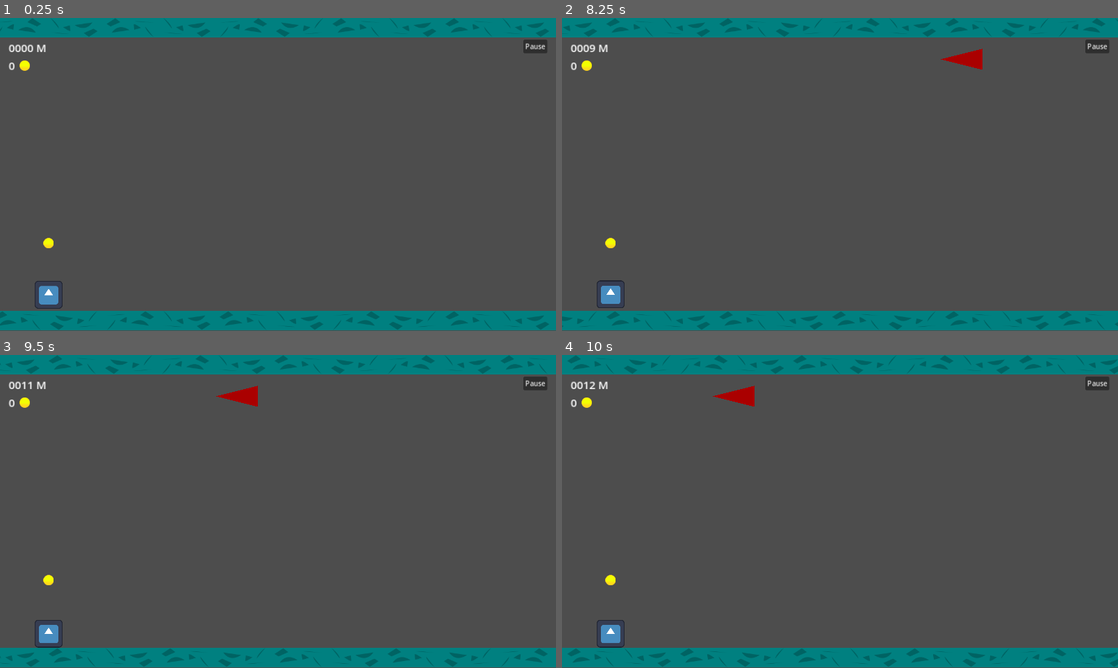
Above: before the commit, frames 1-4 (two rows, left to right).
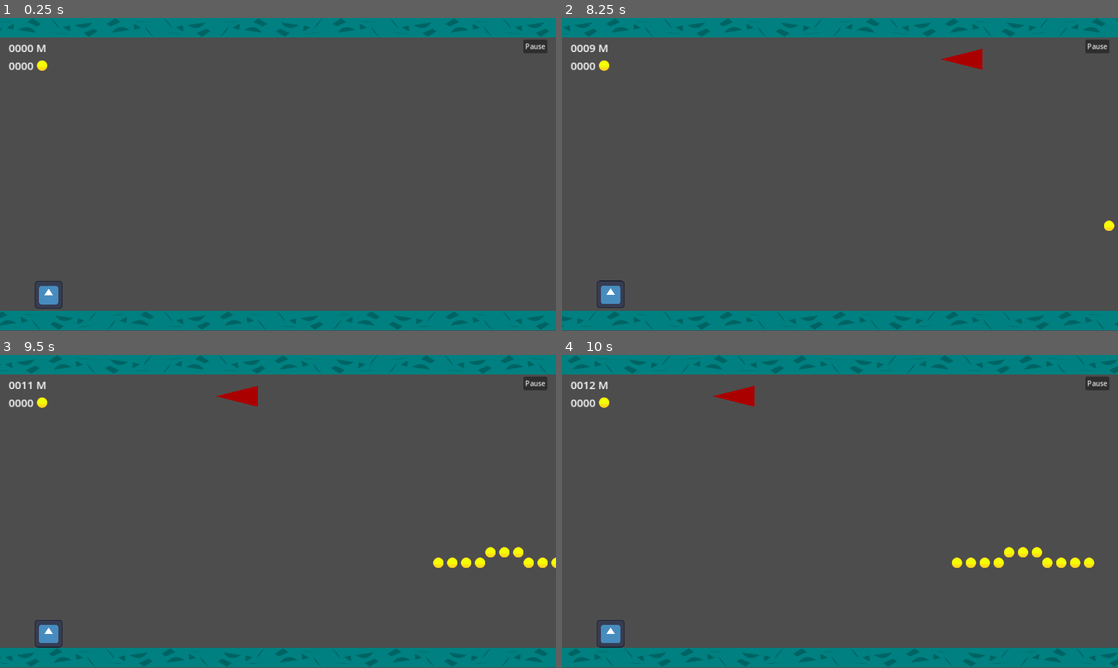
Above: after the commit, the same moments.

Repository: spireneko/Jetpack-Joyride
Game: Godot game, scene res://src/scenes/world.tscn
The game is run twice, just before and just after one commit, with the same random seed, the same clock (stepped at 60 frames per second) and the same inputs. The engine's default icon, where the game draws it, is replaced by a stand-in: a white triangle on a blue panel in a dark square.
Inputs:
- Up to frame 1 (0.25 s): no input
- Up to frame 2 (8.25 s): tap Enter at 0.5 s; tap W (turn_on_jetpack) every 0.75 s from 0.6 to 8.1 s
- Up to frame 3 (9.5 s): tap W (turn_on_jetpack) at 8.85 s
- Up to frame 4 (10 s): tap W (turn_on_jetpack) at 9.6 s

The runs differ from the first frame. In frame 1, 0.2% of the frame differs, in the area x 2-10%, y 13-74%; in frame 2, 0.2%; in frame 3, 0.7%; in frame 4, 0.8%, in the area x 2-96%, y 13-74%.

Commit message:
Add coins structures

Diff:
--- a/src/scenes/coin.gd
+++ b/src/scenes/coin.gd
@@ -8,5 +8,6 @@
 func _on_body_entered(body: Node2D) -> void:
 	if body is Player:
 		player_entered.emit()
-		hide()
-		collision_shape.set_deferred("disabled", true)
+		# hide()
+		# collision_shape.set_deferred("disabled", true)
+		queue_free()
--- /dev/null
+++ b/src/scenes/coins_structures/CoinsStructureBase.gd
@@ -0,0 +1,18 @@
+class_name CoinsStructure
+extends Node2D
+
+@onready var _visibility_notifier := $VisibleOnScreenNotifier2D as VisibleOnScreenNotifier2D
+
+
+func _on_visible_on_screen_notifier_2d_screen_exited() -> void:
+	queue_free()
+
+
+func connect_all_coins(function) -> void:
+	for coin in get_children():
+		if coin is Coin:
+			coin.player_entered.connect(function)
+
+
+func get_height() -> float:
+	return _visibility_notifier.rect.size.y
--- /dev/null
+++ b/src/scenes/coins_structures/CoinsStructureBase.tscn
@@ -0,0 +1,11 @@
+[gd_scene load_steps=2 format=3 uid="uid://bp4nx3mncxmpl"]
+
+[ext_resource type="Script" path="res://src/scenes/coins_structures/CoinsStructureBase.gd" id="1_wldwj"]
+
+[node name="CoinsStructureBase" type="Node2D"]
+script = ExtResource("1_wldwj")
+
+[node name="VisibleOnScreenNotifier2D" type="VisibleOnScreenNotifier2D" parent="."]
+position = Vector2(10, 10)
+
+[connection signal="screen_exited" from="VisibleOnScreenNotifier2D" to="." method="_on_visible_on_screen_notifier_2d_screen_exited"]
--- /dev/null
+++ b/src/scenes/coins_structures/heart_coins_structure.tscn
@@ -0,0 +1,94 @@
+[gd_scene load_steps=3 format=3 uid="uid://jw7qpoyr0giu"]
+
+[ext_resource type="PackedScene" uid="uid://bp4nx3mncxmpl" path="res://src/scenes/coins_structures/CoinsStructureBase.tscn" id="1_t0kmc"]
+[ext_resource type="PackedScene" uid="uid://djmsto7ailv8d" path="res://src/scenes/coin.tscn" id="2_275lv"]
+
+[node name="HeartCoinsStructure" instance=ExtResource("1_t0kmc")]
+
+[node name="VisibleOnScreenNotifier2D" parent="." index="0"]
+position = Vector2(112, 93)
+rect = Rect2(-112, -93, 224, 193)
+
+[node name="Coin" parent="." index="1" instance=ExtResource("2_275lv")]
+position = Vector2(112, 145)
+
+[node name="Coin8" parent="." index="2" instance=ExtResource("2_275lv")]
+position = Vector2(80, 145)
+
+[node name="Coin9" parent="." index="3" instance=ExtResource("2_275lv")]
+position = Vector2(80, 113)
+
+[node name="Coin10" parent="." index="4" instance=ExtResource("2_275lv")]
+position = Vector2(48, 113)
+
+[node name="Coin11" parent="." index="5" instance=ExtResource("2_275lv")]
+position = Vector2(16, 81)
+
+[node name="Coin12" parent="." index="6" instance=ExtResource("2_275lv")]
+position = Vector2(48, 81)
+
+[node name="Coin20" parent="." index="7" instance=ExtResource("2_275lv")]
+position = Vector2(48, 49)
+
+[node name="Coin28" parent="." index="8" instance=ExtResource("2_275lv")]
+position = Vector2(48, 17)
+
+[node name="Coin21" parent="." index="9" instance=ExtResource("2_275lv")]
+position = Vector2(16, 49)
+
+[node name="Coin22" parent="." index="10" instance=ExtResource("2_275lv")]
+position = Vector2(16, 49)
+
+[node name="Coin13" parent="." index="11" instance=ExtResource("2_275lv")]
+position = Vector2(80, 81)
+
+[node name="Coin14" parent="." index="12" instance=ExtResource("2_275lv")]
+position = Vector2(112, 81)
+
+[node name="Coin26" parent="." index="13" instance=ExtResource("2_275lv")]
+position = Vector2(112, 49)
+
+[node name="Coin15" parent="." index="14" instance=ExtResource("2_275lv")]
+position = Vector2(144, 49)
+
+[node name="Coin25" parent="." index="15" instance=ExtResource("2_275lv")]
+position = Vector2(144, 17)
+
+[node name="Coin16" parent="." index="16" instance=ExtResource("2_275lv")]
+position = Vector2(208, 49)
+
+[node name="Coin23" parent="." index="17" instance=ExtResource("2_275lv")]
+position = Vector2(176, 49)
+
+[node name="Coin24" parent="." index="18" instance=ExtResource("2_275lv")]
+position = Vector2(176, 17)
+
+[node name="Coin18" parent="." index="19" instance=ExtResource("2_275lv")]
+position = Vector2(176, 81)
+
+[node name="Coin17" parent="." index="20" instance=ExtResource("2_275lv")]
+position = Vector2(144, 81)
+
+[node name="Coin2" parent="." index="21" instance=ExtResource("2_275lv")]
+position = Vector2(112, 113)
+
+[node name="Coin3" parent="." index="22" instance=ExtResource("2_275lv")]
+position = Vector2(112, 177)
+
+[node name="Coin4" parent="." index="23" instance=ExtResource("2_275lv")]
+position = Vector2(144, 145)
+
+[node name="Coin5" parent="." index="24" instance=ExtResource("2_275lv")]
+position = Vector2(176, 113)
+
+[node name="Coin7" parent="." index="25" instance=ExtResource("2_275lv")]
+position = Vector2(208, 81)
+
+[node name="Coin19" parent="." index="26" instance=ExtResource("2_275lv")]
+position = Vector2(80, 49)
+
+[node name="Coin27" parent="." index="27" instance=ExtResource("2_275lv")]
+position = Vector2(80, 17)
+
+[node name="Coin6" parent="." index="28" instance=ExtResource("2_275lv")]
+position = Vector2(144, 113)
--- /dev/null
+++ b/src/scenes/coins_structures/line_coins_structure.tscn
@@ -0,0 +1,42 @@
+[gd_scene load_steps=3 format=3 uid="uid://bvj4m2nn46ian"]
+
+[ext_resource type="PackedScene" uid="uid://bp4nx3mncxmpl" path="res://src/scenes/coins_structures/CoinsStructureBase.tscn" id="1_jkugt"]
+[ext_resource type="PackedScene" uid="uid://djmsto7ailv8d" path="res://src/scenes/coin.tscn" id="2_jp8hc"]
+
+[node name="LineCoinsStructure" instance=ExtResource("1_jkugt")]
+
+[node name="VisibleOnScreenNotifier2D" parent="." index="0"]
+rect = Rect2(-10, -10, 336, 56)
+
+[node name="Coin" parent="." index="1" instance=ExtResource("2_jp8hc")]
+position = Vector2(16, 40)
+
+[node name="Coin2" parent="." index="2" instance=ExtResource("2_jp8hc")]
+position = Vector2(48, 40)
+
+[node name="Coin3" parent="." index="3" instance=ExtResource("2_jp8hc")]
+position = Vector2(80, 40)
+
+[node name="Coin4" parent="." index="4" instance=ExtResource("2_jp8hc")]
+position = Vector2(112, 40)
+
+[node name="Coin8" parent="." index="5" instance=ExtResource("2_jp8hc")]
+position = Vector2(224, 40)
+
+[node name="Coin9" parent="." index="6" instance=ExtResource("2_jp8hc")]
+position = Vector2(256, 40)
+
+[node name="Coin10" parent="." index="7" instance=ExtResource("2_jp8hc")]
+position = Vector2(288, 40)
+
+[node name="Coin11" parent="." index="8" instance=ExtResource("2_jp8hc")]
+position = Vector2(320, 40)
+
+[node name="Coin5" parent="." index="9" instance=ExtResource("2_jp8hc")]
+position = Vector2(136, 16)
+
+[node name="Coin6" parent="." index="10" instance=ExtResource("2_jp8hc")]
+position = Vector2(168, 16)
+
+[node name="Coin7" parent="." index="11" instance=ExtResource("2_jp8hc")]
+position = Vector2(200, 16)
--- /dev/null
+++ b/src/scenes/coins_structures/rhombus_coins_structure.tscn
@@ -0,0 +1,60 @@
+[gd_scene load_steps=3 format=3 uid="uid://dqd4dk3wbj8dt"]
+
+[ext_resource type="PackedScene" uid="uid://bp4nx3mncxmpl" path="res://src/scenes/coins_structures/CoinsStructureBase.tscn" id="1_ksutc"]
+[ext_resource type="PackedScene" uid="uid://djmsto7ailv8d" path="res://src/scenes/coin.tscn" id="2_qk6pa"]
+
+[node name="RhombusCoinsStructure" instance=ExtResource("1_ksutc")]
+
+[node name="VisibleOnScreenNotifier2D" parent="." index="0"]
+rect = Rect2(-10, -10, 224, 96)
+
+[node name="Coin" parent="." index="1" instance=ExtResource("2_qk6pa")]
+position = Vector2(16, 48)
+
+[node name="Coin2" parent="." index="2" instance=ExtResource("2_qk6pa")]
+position = Vector2(48, 48)
+
+[node name="Coin3" parent="." index="3" instance=ExtResource("2_qk6pa")]
+position = Vector2(80, 48)
+
+[node name="Coin4" parent="." index="4" instance=ExtResource("2_qk6pa")]
+position = Vector2(112, 48)
+
+[node name="Coin5" parent="." index="5" instance=ExtResource("2_qk6pa")]
+position = Vector2(144, 48)
+
+[node name="Coin6" parent="." index="6" instance=ExtResource("2_qk6pa")]
+position = Vector2(208, 48)
+
+[node name="Coin7" parent="." index="7" instance=ExtResource("2_qk6pa")]
+position = Vector2(144, 16)
+
+[node name="Coin8" parent="." index="8" instance=ExtResource("2_qk6pa")]
+position = Vector2(112, 16)
+
+[node name="Coin9" parent="." index="9" instance=ExtResource("2_qk6pa")]
+position = Vector2(80, 16)
+
+[node name="Coin10" parent="." index="10" instance=ExtResource("2_qk6pa")]
+position = Vector2(48, 16)
+
+[node name="Coin11" parent="." index="11" instance=ExtResource("2_qk6pa")]
+position = Vector2(48, 80)
+
+[node name="Coin12" parent="." index="12" instance=ExtResource("2_qk6pa")]
+position = Vector2(80, 80)
+
+[node name="Coin13" parent="." index="13" instance=ExtResource("2_qk6pa")]
+position = Vector2(112, 80)
+
+[node name="Coin14" parent="." index="14" instance=ExtResource("2_qk6pa")]
+position = Vector2(144, 80)
+
+[node name="Coin15" parent="." index="15" instance=ExtResource("2_qk6pa")]
+position = Vector2(176, 48)
+
+[node name="Coin16" parent="." index="16" instance=ExtResource("2_qk6pa")]
+position = Vector2(176, 16)
+
+[node name="Coin17" parent="." index="17" instance=ExtResource("2_qk6pa")]
+position = Vector2(176, 80)
--- /dev/null
+++ b/src/scenes/follow_entity/follow_entity_base.gd
@@ -0,0 +1,13 @@
+@tool
+class_name FollowEntity
+extends Area2D
+
+@export var _visible_notifier_rect: Rect2 :
+	set = _set_visible_notifier_rect
+
+@onready var _visible_on_screen_notifier := $VisibleOnScreenNotifier as VisibleOnScreenEnabler2D
+
+func _set_visible_notifier_rect(new_rect: Rect2):
+	_visible_notifier_rect = new_rect
+	_visible_on_screen_notifier.rect = new_rect
+	notify_property_list_changed()
--- /dev/null
+++ b/src/scenes/follow_entity/follow_entity_base.tscn
@@ -0,0 +1,8 @@
+[gd_scene load_steps=2 format=3 uid="uid://bb7b2m1nsaxq7"]
+
+[ext_resource type="Script" path="res://src/scenes/follow_entity/follow_entity_base.gd" id="1_3ebtg"]
+
+[node name="FollowEntityBase" type="Area2D"]
+script = ExtResource("1_3ebtg")
+
+[node name="VisibleOnScreenNotifier" type="VisibleOnScreenNotifier2D" parent="."]
--- a/src/scenes/gui.tscn
+++ b/src/scenes/gui.tscn
@@ -28,7 +28,7 @@
 
 [node name="HBoxContainer" type="HBoxContainer" parent="HUD/ScoreContainer"]
 layout_mode = 2
-theme_override_constants/separation = 10
+theme_override_constants/separation = 7
 
 [node name="Coins" type="Label" parent="HUD/ScoreContainer/HBoxContainer"]
 layout_mode = 2
--- a/src/scenes/world.gd
+++ b/src/scenes/world.gd
@@ -8,6 +8,7 @@
 @onready var gui := $GUI as GUI
 
 var score : float = 0.0
+var coins : int = 0
 var floor_path : Path2D
 var game_resolution := Vector2(
 	ProjectSettings.get_setting("display/window/size/viewport_width"),
@@ -84,6 +85,7 @@
 	get_tree().call_group("moving_with_world", "add_to_progress", delta)
 	score += (Globals.world_speed / Globals.WORLD_SPEED_BASE) * delta
 	gui.set_score(int(score))
+	gui.set_coins(coins)
 
 
 func _generate_floor(amount_of_fragments: int, is_floor: bool):
@@ -120,9 +122,13 @@
 
 
 func _on_spawn_obstacle_timer_timeout() -> void:
-	obstacles_generator.generate_random_obstacle()
+	obstacles_generator.generate_random_obstacle(_increment_coins)
+	# obstacles_generator.generate_coins_struct()
 	# obstacles_generator.generate_rocket()
 
 
 func _on_accelerate_world_timer_timeout() -> void:
 	Globals.world_speed += Globals.WORLD_SPEED_BASE
+
+func _increment_coins() -> void:
+	coins += 1
--- a/src/scenes/world.tscn
+++ b/src/scenes/world.tscn
@@ -1,9 +1,8 @@
-[gd_scene load_steps=5 format=3 uid="uid://2rq7wdo6c88c"]
+[gd_scene load_steps=4 format=3 uid="uid://2rq7wdo6c88c"]
 
 [ext_resource type="PackedScene" uid="uid://copggfvwo7diy" path="res://src/scenes/player.tscn" id="1_fgu8s"]
 [ext_resource type="Script" path="res://src/scenes/world.gd" id="1_h83ao"]
 [ext_resource type="PackedScene" uid="uid://dkhu0tlsoxggq" path="res://src/scenes/gui.tscn" id="4_5xvgp"]
-[ext_resource type="PackedScene" uid="uid://djmsto7ailv8d" path="res://src/scenes/coin.tscn" id="4_a3jws"]
 
 [node name="World" type="Node2D"]
 position = Vector2(0, -1)
@@ -20,9 +19,6 @@
 wait_time = 7.0
 autostart = true
 
-[node name="Coin" parent="." instance=ExtResource("4_a3jws")]
-position = Vector2(112, 519)
-
 [node name="GUI" parent="." instance=ExtResource("4_5xvgp")]
 
 [connection signal="timeout" from="SpawnObstacleTimer" to="." method="_on_spawn_obstacle_timer_timeout"]
--- a/src/world/ObstaclesGenerator.gd
+++ b/src/world/ObstaclesGenerator.gd
@@ -1,8 +1,12 @@
 extends Node
 
 enum RocketTypes { ONE_LOW, ONE_HIGH, ONE_RANDOM, TWO, TWO_RANDOM}
+enum CoinsStructureTypes {HEART, RHOMBUS, LINE}
 
-const RocketScn = preload("res://src/scenes/rocket.tscn")
+const RocketScn := preload("res://src/scenes/rocket.tscn")
+const HeartCoinsStructureScn := preload("res://src/scenes/coins_structures/heart_coins_structure.tscn")
+const RhombusCoinsStructureScn := preload("res://src/scenes/coins_structures/rhombus_coins_structure.tscn")
+const LineCoinsStructureScn := preload("res://src/scenes/coins_structures/line_coins_structure.tscn")
 
 # Obstacles will be created between those limits
 # Limits should be set from World
@@ -10,8 +14,10 @@
 var height_limits : Vector2
 
 
-func generate_random_obstacle() -> void:
+func generate_random_obstacle(coins_adder: Callable) -> void:
 	generate_rocket(RocketTypes.values()[randi() % RocketTypes.size()])
+	generate_coins_struct(coins_adder,
+			CoinsStructureTypes.values()[randi() % CoinsStructureTypes.size()])
 
 
 func generate_rocket(rocket_type: RocketTypes = RocketTypes.ONE_LOW) -> void:
@@ -30,13 +36,13 @@
 			first_new_rocket.position.y = randf_range(
 					local_height_limits.x, local_height_limits.y)
 		RocketTypes.TWO:
-			var second_new_rocket := RocketScn.instantiate()
+			var second_new_rocket := RocketScn.instantiate() as Rocket
 			first_new_rocket.position.y = local_height_limits.x
 			second_new_rocket.position.y = local_height_limits.y
 			var second_path_follow : PathFollow2D = get_parent().add_to_floor_path(second_new_rocket)
 			second_path_follow.add_to_group("rockets")
 		RocketTypes.TWO_RANDOM:
-			var second_new_rocket := RocketScn.instantiate()
+			var second_new_rocket := RocketScn.instantiate() as Rocket
 			first_new_rocket.position.y = randf_range(
 					local_height_limits.x, local_height_limits.y)
 			second_new_rocket.position.y = randf_range(
@@ -46,3 +52,23 @@
 
 	var first_path_follow : PathFollow2D = get_parent().add_to_floor_path(first_new_rocket)
 	first_path_follow.add_to_group("rockets")
+
+
+func generate_coins_struct(function: Callable, type: CoinsStructureTypes = CoinsStructureTypes.HEART) -> void:
+	if height_limits == Vector2.ZERO:
+		return
+
+	var height_limits_margin := 20.0
+	var coin_struct : CoinsStructure
+	match type:
+		CoinsStructureTypes.HEART:
+			coin_struct = HeartCoinsStructureScn.instantiate()
+		CoinsStructureTypes.RHOMBUS:
+			coin_struct = RhombusCoinsStructureScn.instantiate()
+		CoinsStructureTypes.LINE:
+			coin_struct = LineCoinsStructureScn.instantiate()
+	coin_struct.connect_all_coins(function)
+	get_parent().add_to_floor_path(coin_struct)
+	coin_struct.position.y = randf_range(
+			height_limits.x - height_limits_margin - coin_struct.get_height(),
+			height_limits.y + height_limits_margin)
